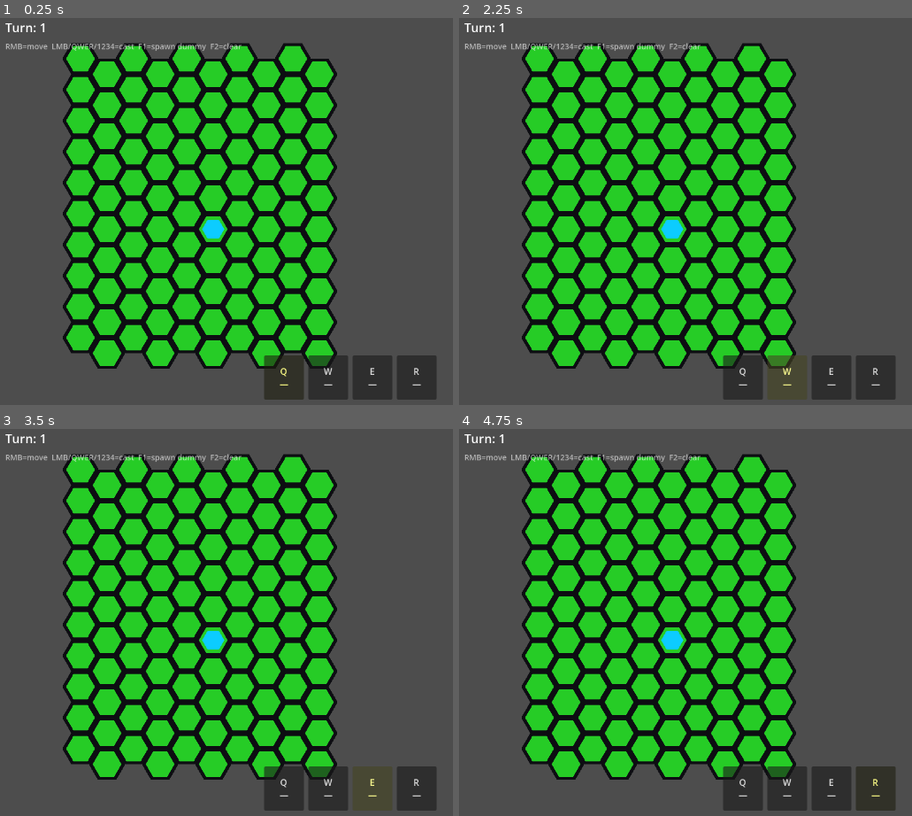
Above: before the commit, frames 1-4 (two rows, left to right).
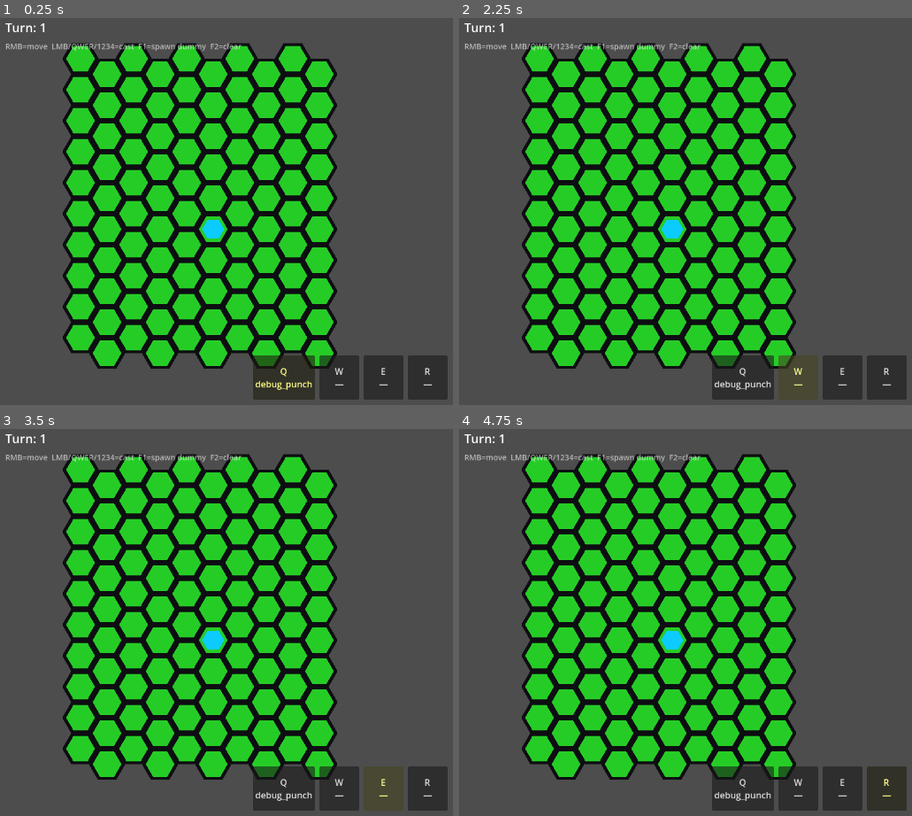
Above: after the commit, the same moments.

Repository: TortikP/GameJamProject
Game: Godot game, scene res://scenes/dev/godmode.tscn
The game is run twice, just before and just after one commit, with the same random seed, the same clock (stepped at 60 frames per second) and the same inputs. This scene is started directly instead of the project's main scene.
Inputs (mouse positions are in pixels of both pictures, inside the frame that each line leads up to):
- Up to frame 1 (0.25 s): no input
- Up to frame 2 (2.25 s): click (744, 377) at 0.5 s, where only the run before the commit has a clickable "Q —"; click (744, 377) at 1.25 s, where only the run after the commit has a clickable "Q debug_punch"; click "W —" at 2 s
- Up to frame 3 (3.5 s): click "E —" at 2.75 s
- Up to frame 4 (4.75 s): click "R —" at 3.5 s; tap Enter at 4.25 s; move the mouse to (outside the picture) at 4.27 s; hold D (hex_move_bottom_right) from 4.28 s (still down); tap S (hex_move_bottom) at 4.35 s; click (outside the picture) at 4.42 s; tap Space at 4.52 s

The runs differ from the first frame. In frame 1, 1.4% of the frame differs, in the area x 55-99%, y 87-99%; in frame 2, 1.7%; in frame 3, 1.7%; in frame 4, 1.4%.
Error before the commit: Out of bounds get index '0' (on base: 'Array[Button]') (res://scripts/presentation/godmode/slot_bar.gd:42)

Commit message:
fix(godmode): defer _seed_slots — SlotBar._ready runs after controller's
Sibling _ready order in Godot: HUD comes after GodmodeController in the
scene tree, so when controller._ready calls _seed_slots → set_slot(0, ...),
SlotBar's button array is still empty (its _ready hasn't fired yet).
Result: 'Out of bounds get index 0 (on base: Array[Button])'.

Wrapped _seed_slots and the initial world_turn_ended emit in
call_deferred so they run after the current frame's _ready cascade.

Also suppressed unused_signal warnings in event_bus.gd — those signals
are intentional public API consumed by other scripts.

Diff:
--- a/scripts/infrastructure/event_bus.gd
+++ b/scripts/infrastructure/event_bus.gd
@@ -6,6 +6,11 @@
 ## existing signal requires PR with `breaking:` prefix and approval from listeners' owners.
 ##
 ## Naming convention: snake_case, past tense (battle_started, wave_spawned).
+
+# Signals here are intentionally public API: emitted/connected from other scripts,
+# never from EventBus itself. Suppress GDScript's "declared but never used in this
+# class" warning for the whole file — it's noise.
+@warning_ignore_start("unused_signal")
 
 # Battle
 signal battle_started(arena_id: StringName)
--- a/scripts/presentation/godmode/godmode_controller.gd
+++ b/scripts/presentation/godmode/godmode_controller.gd
@@ -76,15 +76,18 @@
 	grid.initialize()
 	_place_player()
 
-	# 5. Seed slots
-	_seed_slots()
+	# 5. Seed slots — DEFERRED. Sibling order in scene tree means SlotBar._ready
+	#    fires AFTER GodmodeController._ready (HUD is a later sibling), so its
+	#    buttons array is empty when we get here. call_deferred runs after the
+	#    rest of the frame's _ready calls.
+	_seed_slots.call_deferred()
 	if _slot_bar_node != null and _slot_bar_node.has_signal("slot_activated"):
 		_slot_bar_node.slot_activated.connect(_on_slot_activated)
 
 	# Reset turn counter for this session
 	TurnManager.reset()
-	# Force HUD to show initial value
-	EventBus.world_turn_ended.emit(TurnManager.current())
+	# Force HUD to show initial value — also deferred so TurnLabel has connected.
+	_emit_initial_turn.call_deferred()
 
 	GameLogger.info("Godmode", "ready. RMB=move, LMB/QWER/1234=cast, F1=spawn dummy, F2=clear")
 
@@ -117,6 +120,10 @@
 		return
 	_slot_bar_node.set_slot(0, debug_punch)
 	_slot_bar_node.set_active(0)
+
+
+func _emit_initial_turn() -> void:
+	EventBus.world_turn_ended.emit(TurnManager.current())
 
 
 # ── Input ────────────────────────────────────────────────────────────────────
